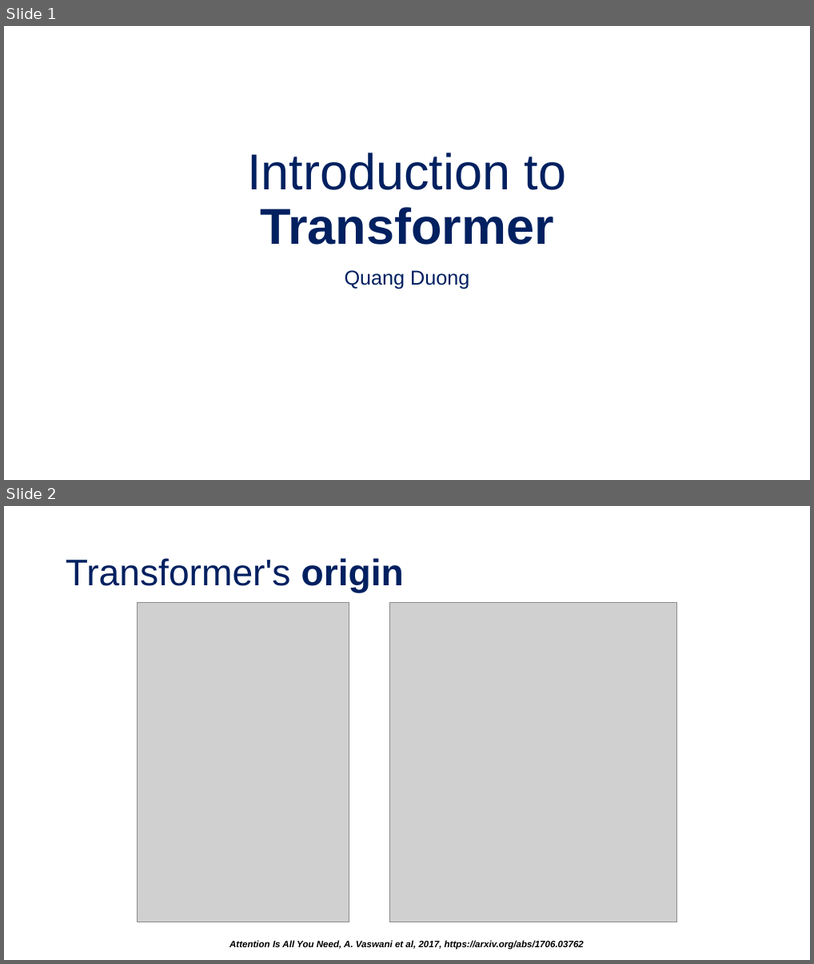
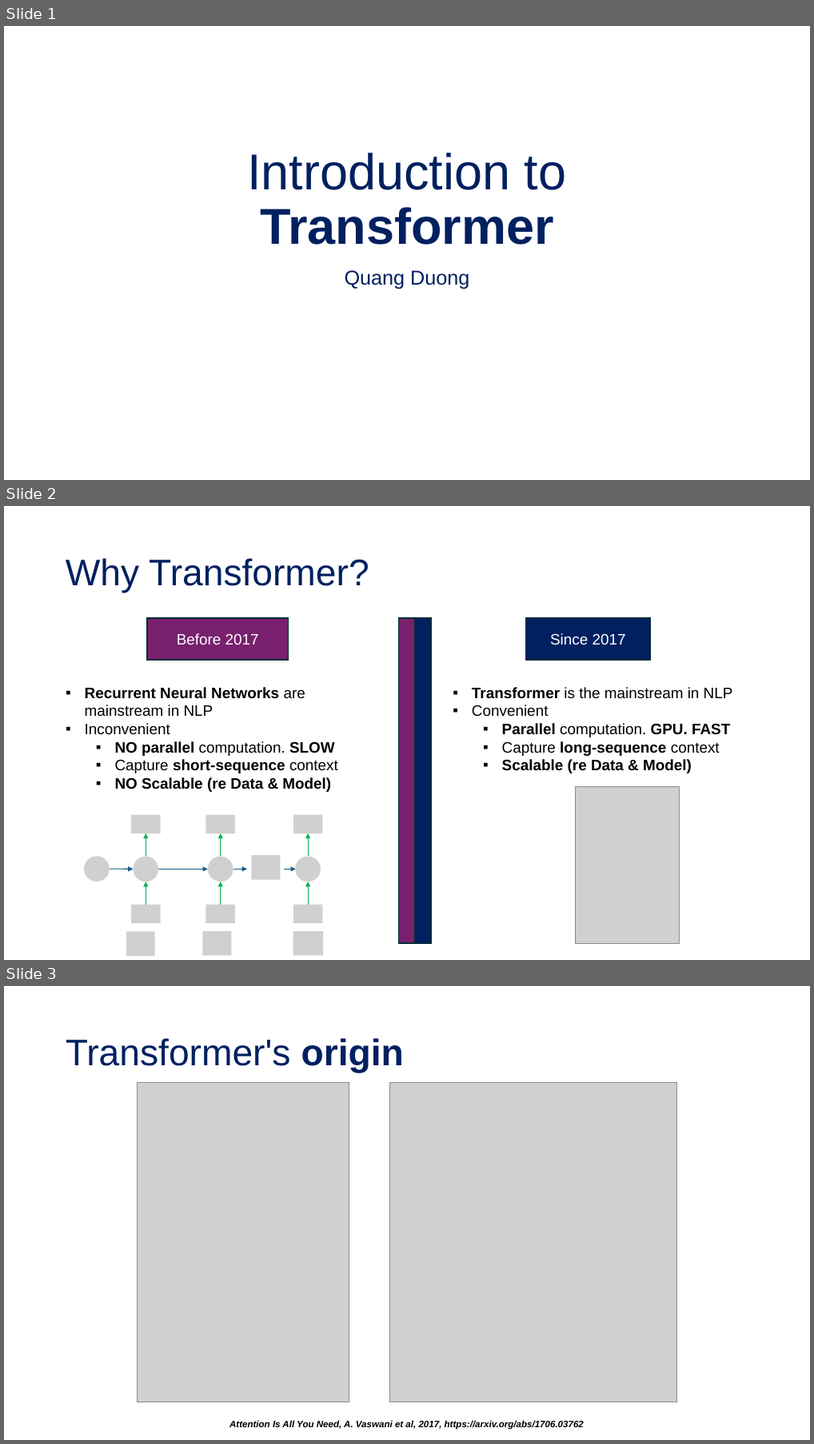
Before and after one commit to tanquangduong/transformer-pt, a slide deck: presentation/Introduction to Transformer.pptx. Shown one above the other, each under a label of ours: slides 1 and 2 before the commit, slides 1, 2 and 3 after it. The pictures are 814x964 and 814x1444 pixels, drawn with LibreOffice and Linux fonts; fonts in the diff are those of the drawing; grey boxes stand for pictures. Boxes give left, top, right and bottom in pixels: in the first picture for what was removed or moved away, otherwise in the second. Text is boxed around its words. In the diff, an @@ line names an element or a change of style, - is before the commit and + after.

Commit message:
update transformer perso

```diff
--- a/presentation/Introduction to Transformer.pptx
+++ b/presentation/Introduction to Transformer.pptx
@@ slide 2 added at <box>4,506,810,960</box>, background #FFFFFF @@
@@ title added at <box>66,558,369,593</box>, 44 pt, text #002060 @@
+Why Transformer?
@@ rectangle added at <box>147,618,289,660</box>, fill #78206E, outline #092A39 1.5 pt, 18 pt, text #FFFFFF @@
+Before 2017
@@ rectangle added at <box>399,618,415,944</box>, fill #78206E, outline #092A39 1.5 pt @@
@@ rectangle added at <box>415,618,432,944</box>, fill #002060, outline #092A39 1.5 pt @@
@@ rectangle added at <box>526,618,650,660</box>, fill #002060, outline #092A39 1.5 pt, 18 pt, text #FFFFFF @@
+Since 2017
@@ text added at <box>85,687,338,792</box>, 18 pt, text #000000, bold @@
+▪ Recurrent Neural Networks are mainstream in NLP
+▪ Inconvenient
+  ▪ NO parallel computation. SLOW
+  ▪ Capture short-sequence context
+  ▪ NO Scalable (re Data & Model)
@@ text added at <box>472,687,734,773</box>, 18 pt, text #000000, bold @@
+▪ Transformer is the mainstream in NLP
+▪ Convenient
+  ▪ Parallel computation. GPU. FAST
+  ▪ Capture long-sequence context
+  ▪ Scalable (re Data & Model)
@@ picture added at <box>576,786,680,943</box> @@
@@ picture added at <box>131,815,160,833</box> @@
@@ picture added at <box>206,815,235,833</box> @@
@@ picture added at <box>294,815,323,833</box> @@
@@ arrow added from (146, 856) to (146, 833), #00B050 1 pt @@
@@ arrow added from (221, 856) to (221, 833), #00B050 1 pt @@
@@ arrow added from (308, 856) to (308, 833), #00B050 1 pt @@
@@ picture added at <box>84,856,110,881</box> @@
@@ picture added at <box>134,856,159,882</box> @@
@@ picture added at <box>208,856,234,882</box> @@
@@ picture added at <box>251,855,281,880</box> @@
@@ picture added at <box>295,856,321,882</box> @@
@@ arrow added from (110, 868) to (134, 869), #156082 1 pt @@
@@ arrow added from (146, 904) to (146, 882), #00B050 1 pt @@
@@ arrow added from (159, 869) to (208, 869), #156082 1 pt @@
@@ arrow added from (221, 904) to (221, 882), #00B050 1 pt @@
@@ arrow added from (234, 869) to (247, 869), #156082 1 pt @@
@@ arrow added from (284, 869) to (296, 869), #156082 1 pt @@
@@ arrow added from (308, 904) to (308, 882), #00B050 1 pt @@
@@ picture added at <box>131,904,160,923</box> @@
@@ picture added at <box>206,904,235,923</box> @@
@@ picture added at <box>294,904,323,923</box> @@
@@ picture added at <box>126,932,154,956</box> @@
@@ picture added at <box>202,931,231,955</box> @@
@@ picture added at <box>293,931,323,955</box> @@
@@ what was slide 2 is now slide 3 @@
```
Also in this commit, not shown: 8 slides changed, 3 other slides added, 7 other files.
